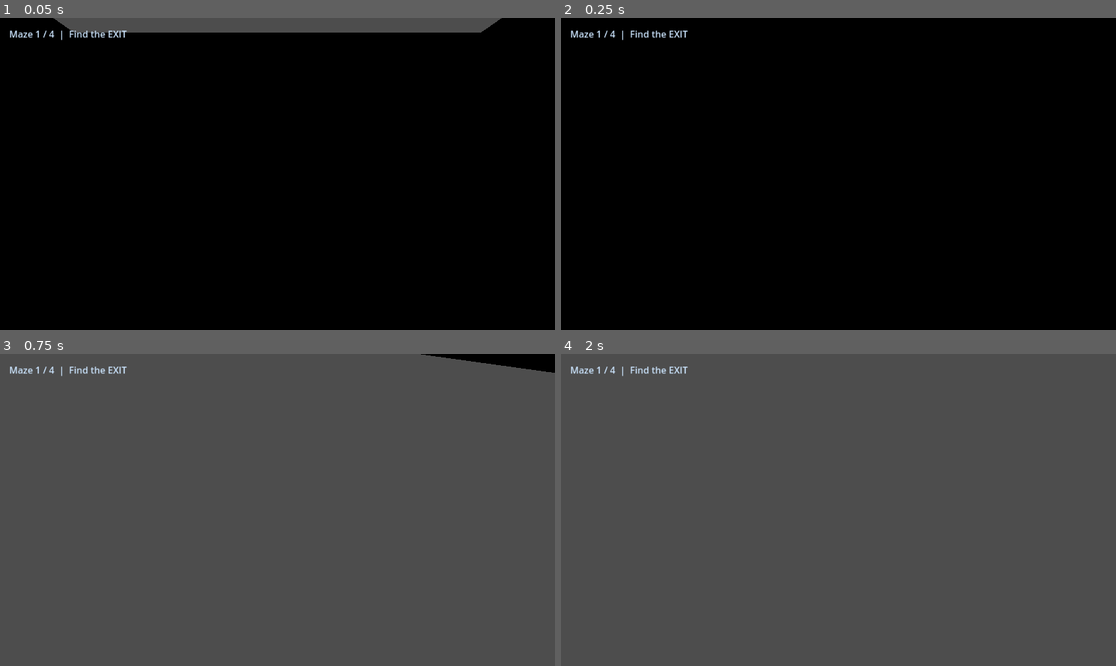
Above: before the commit, frames 1-4 (two rows, left to right).
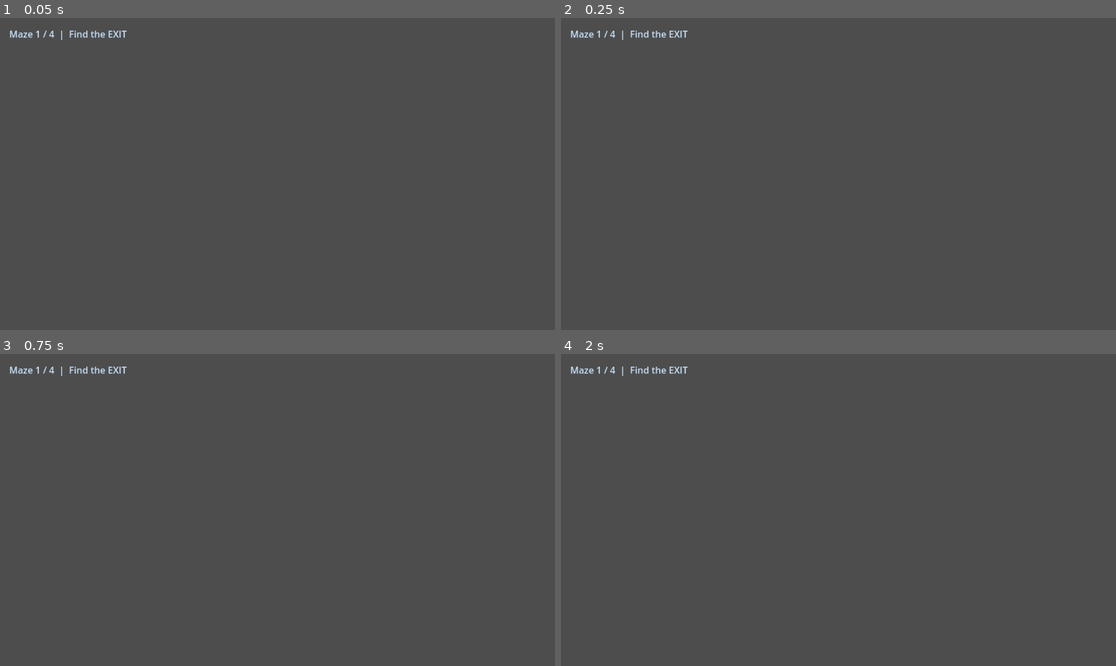
Above: after the commit, the same moments.

Repository: wndzlf/TapTapCho
Game: Godot game, scene res://Main3D.tscn
The game is run twice, just before and just after one commit, with the same random seed, the same clock (stepped at 60 frames per second) and the same inputs.
Inputs (mouse positions are in pixels of both pictures, inside the frame that each line leads up to):
- Up to frame 1 (0.05 s): no input
- Up to frame 2 (0.25 s): no input
- Up to frame 3 (0.75 s): tap Enter at 0.5 s; move the mouse to (305, 510) at 0.52 s; hold W (move_up) from 0.53 s (still down)
- Up to frame 4 (2 s): keep holding W (move_up); tap Space at 1.25 s; move the mouse to (810, 510) at 1.27 s

The runs differ from the first frame. In frame 1, 96% of the frame differs, in the area x 0-100%, y 0-100%; in frame 2, 100%; in frame 3, 0.7%; in frame 4, less than 0.1%.
Error in both runs: Invalid assignment of property or key 'fog_color' with value of type 'Color' on a base object of type 'Environment'. (res://Main3D.gd:57)

Commit message:
Brighten maze and add flashlight

Diff:
--- a/godot-platformer/Main3D.gd
+++ b/godot-platformer/Main3D.gd
@@ -40,24 +40,24 @@
 	_build_level()
 
 func _setup_materials() -> void:
-	floor_mat.albedo_color = Color(0.05, 0.15, 0.25)
-	floor_mat.metallic = 0.15
-	floor_mat.roughness = 0.1
+	floor_mat.albedo_color = Color(0.08, 0.25, 0.4)
+	floor_mat.metallic = 0.05
+	floor_mat.roughness = 0.2
 	floor_mat.clearcoat_enabled = true
-	floor_mat.clearcoat = 0.6
-
-	wall_mat.albedo_color = Color(0.08, 0.08, 0.1)
-	wall_mat.roughness = 0.8
+	floor_mat.clearcoat = 0.5
+
+	wall_mat.albedo_color = Color(0.15, 0.15, 0.18)
+	wall_mat.roughness = 0.7
 
 func _setup_environment() -> void:
 	var env := Environment.new()
 	env.background_mode = Environment.BG_COLOR
-	env.background_color = Color(0.01, 0.02, 0.03)
+	env.background_color = Color(0.03, 0.05, 0.08)
 	env.fog_enabled = true
-	env.fog_color = Color(0.03, 0.04, 0.06)
-	env.fog_density = 0.05
-	env.ambient_light_color = Color(0.05, 0.06, 0.08)
-	env.ambient_light_energy = 0.7
+	env.fog_color = Color(0.05, 0.08, 0.12)
+	env.fog_density = 0.03
+	env.ambient_light_color = Color(0.12, 0.14, 0.2)
+	env.ambient_light_energy = 1.2
 
 	var world_env := WorldEnvironment.new()
 	world_env.environment = env
@@ -65,8 +65,8 @@
 
 	var moon := DirectionalLight3D.new()
 	moon.rotation_degrees = Vector3(-35, 25, 0)
-	moon.light_energy = 0.5
-	moon.light_color = Color(0.35, 0.45, 0.65)
+	moon.light_energy = 0.9
+	moon.light_color = Color(0.5, 0.6, 0.8)
 	add_child(moon)
 
 	# Light flicker timer (scary vibe)
@@ -253,6 +253,15 @@
 	cam.position = Vector3(0, 0.6, 0)
 	player.add_child(cam)
 
+	var flashlight := SpotLight3D.new()
+	flashlight.light_color = Color(0.9, 0.95, 1.0)
+	flashlight.light_energy = 2.2
+	flashlight.range = 18.0
+	flashlight.spot_angle = 35.0
+	flashlight.position = Vector3(0, 0.6, 0)
+	flashlight.rotation_degrees = Vector3(-2, 0, 0)
+	player.add_child(flashlight)
+
 	player.set_script(load("res://Player3D.gd"))
 	add_child(player)
 
Not shown, changed: godot-platformer-web/index.html
Not shown, changed: godot-platformer-web/index.pck
